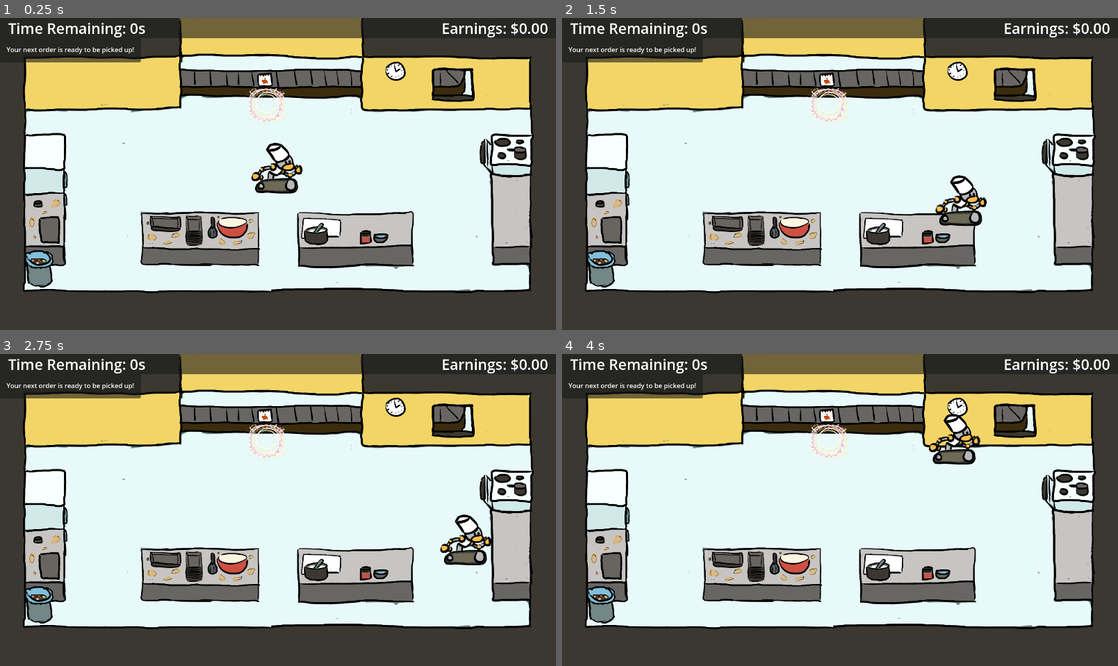
Above: before the commit, frames 1-4 (two rows, left to right).
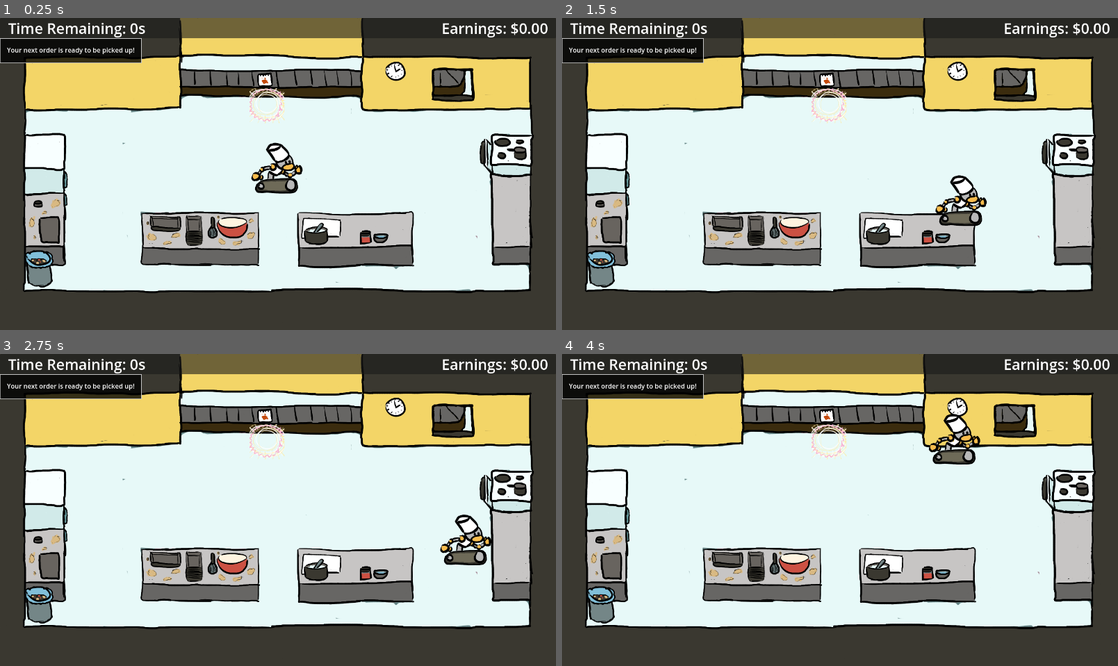
Above: after the commit, the same moments.

Repository: yanalex981/Tasty-Treads
Game: Godot game, scene res://Scenes/kitchen.tscn
Two runs of this game, one before a commit and one after it. Both use one fixed random seed, a clock stepped at 60 frames per second and the inputs below.
Inputs:
- Up to frame 1 (0.25 s): no input
- Up to frame 2 (1.5 s): tap Enter at 0.5 s; hold D (right) 0.53-1.28 s; hold S (down) from 1.28 s (still down)
- Up to frame 3 (2.75 s): tap Space at 2 s; release S (down) at 2.03 s; hold D (right) from 2.03 s (still down)
- Up to frame 4 (4 s): tap Enter at 2.75 s; release D (right) at 2.78 s; hold W (up) 2.78-3.53 s; hold A (left) from 3.53 s (still down)

The runs differ from the first frame. In frame 1, 1.8% of the frame differs, in the area x 0-26%, y 6-15%; in frame 2, 1.8%; in frame 3, 1.8%; in frame 4, 1.8%.

Commit message:
changed the gap between components in the order tracking UI made the order tracking UI's background darker and more opaque to make it more readable

Diff:
--- a/Scenes/UI/OrderTrackerDialog.tscn
+++ b/Scenes/UI/OrderTrackerDialog.tscn
@@ -16,4 +16,6 @@
 
 [node name="items_grid" type="GridContainer" parent="."]
 layout_mode = 2
+theme_override_constants/h_separation = 16
+theme_override_constants/v_separation = 10
 columns = 3
--- a/Scenes/kitchen.tscn
+++ b/Scenes/kitchen.tscn
@@ -29,6 +29,13 @@
 [sub_resource type="LabelSettings" id="LabelSettings_83scp"]
 font_size = 36
 
+[sub_resource type="StyleBoxFlat" id="StyleBoxFlat_g5kuc"]
+bg_color = Color(0, 0, 0, 0.784314)
+border_width_left = 1
+border_width_top = 1
+border_width_right = 1
+border_width_bottom = 1
+
 [node name="kitchen_main" type="Node2D"]
 texture_filter = 1
 script = ExtResource("1_hjfb8")
@@ -135,6 +142,7 @@
 
 [node name="PanelContainer" type="PanelContainer" parent="info_ui/VBoxContainer/HBoxContainer"]
 layout_mode = 2
+theme_override_styles/panel = SubResource("StyleBoxFlat_g5kuc")
 
 [node name="MarginContainer" type="MarginContainer" parent="info_ui/VBoxContainer/HBoxContainer/PanelContainer"]
 layout_mode = 2
Not shown: 1 places in Scenes/kitchen.tscn that only renumber resources
